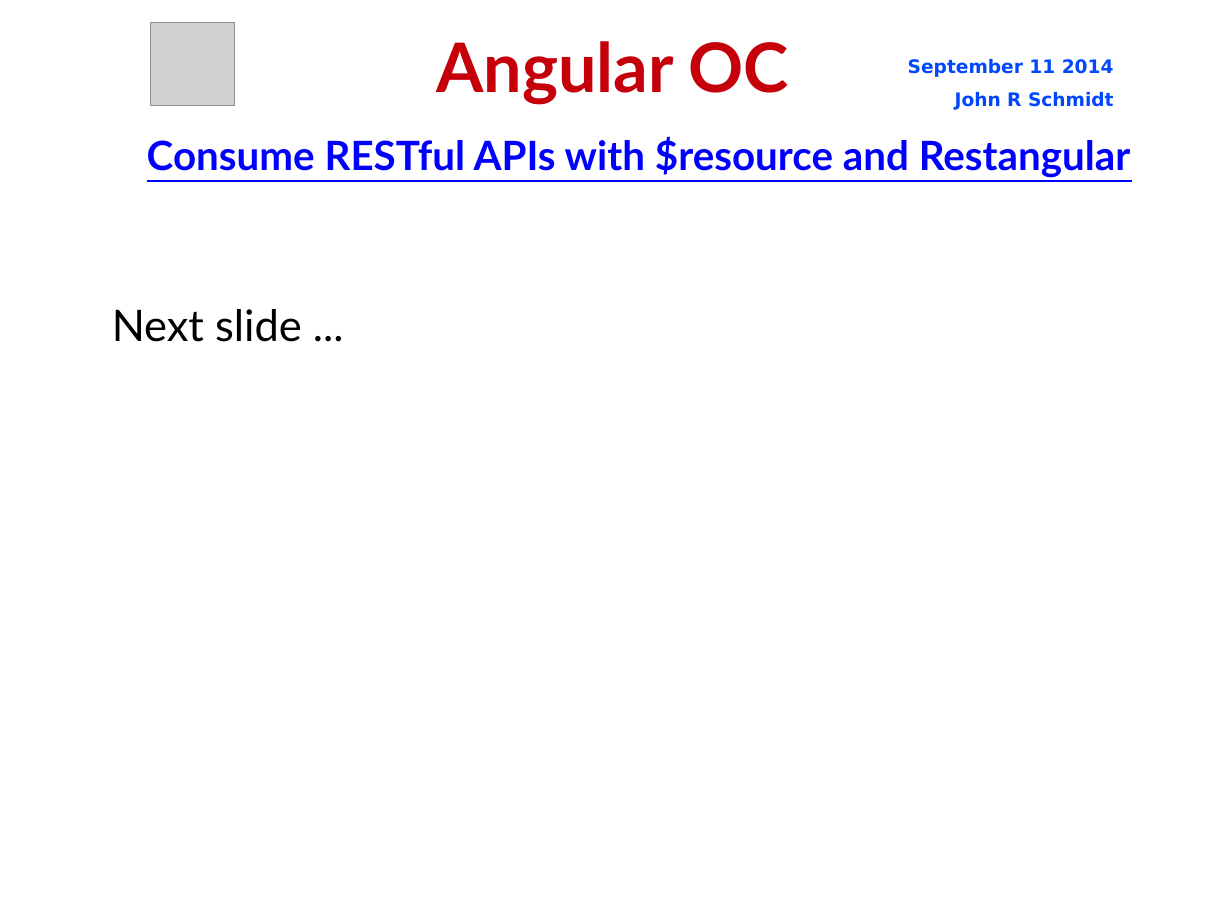
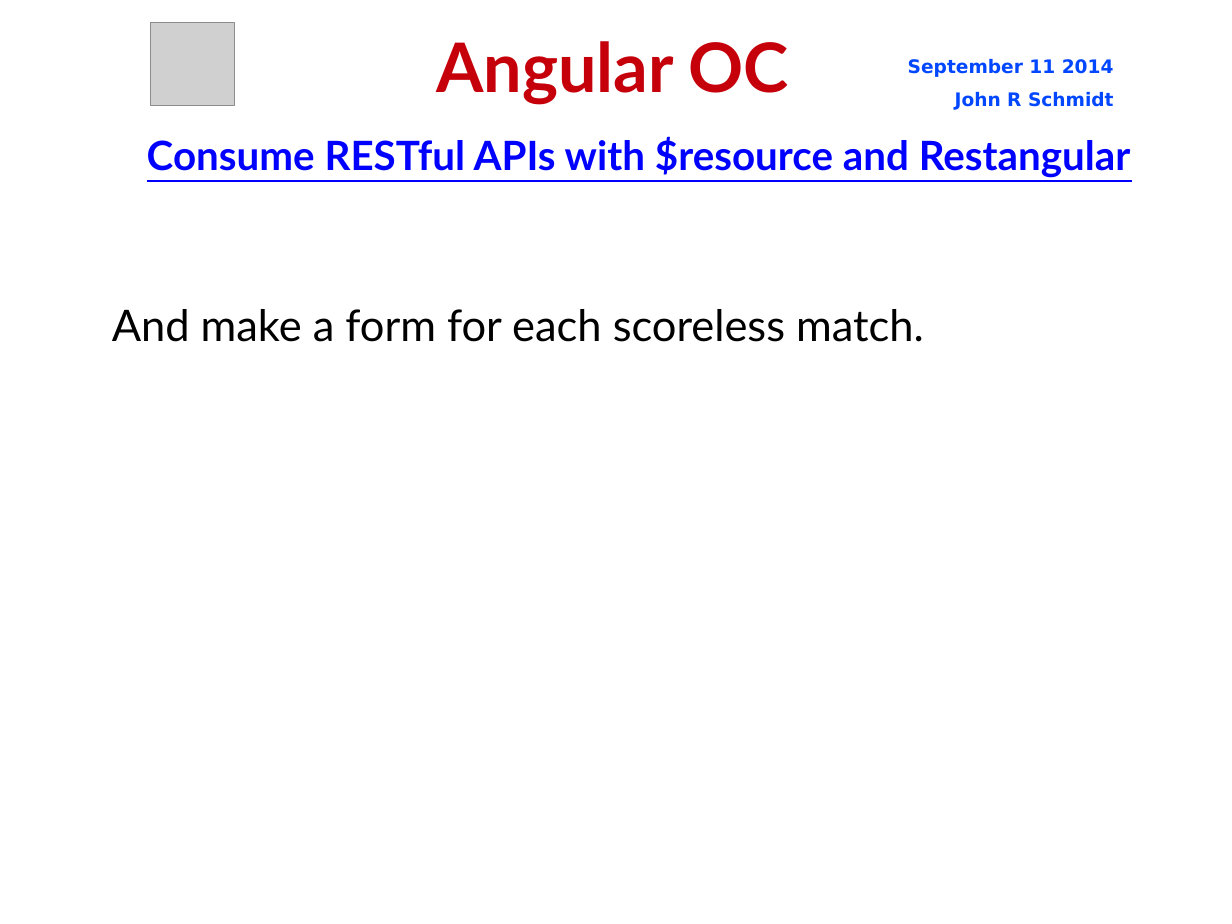
Before and after one commit to jrschmidt/fifa-angular-rest-demo, a slide deck: slide 45 of fifa.odp. Drawn at 1232x924 pixels with LibreOffice and Linux fonts; fonts in the diff are those of the drawing; grey boxes stand for pictures; background and template pictures are left out. Boxes give left, top, right and bottom in pixels: in the first picture for what was removed or moved away, otherwise in the second. Text is boxed around its words. In the diff, an @@ line names an element or a change of style, - is before the commit and + after.

Commit message:
add consistency to code for 'add match score' form

```diff
--- a/fifa.odp
+++ b/fifa.odp
@@ subtitle at bbox=[112, 309, 924, 342]: text changed @@
-Next slide ...
+And make a form for each scoreless match.
```
Also in this commit, not shown: 4 other slides changed, 1 other file.
